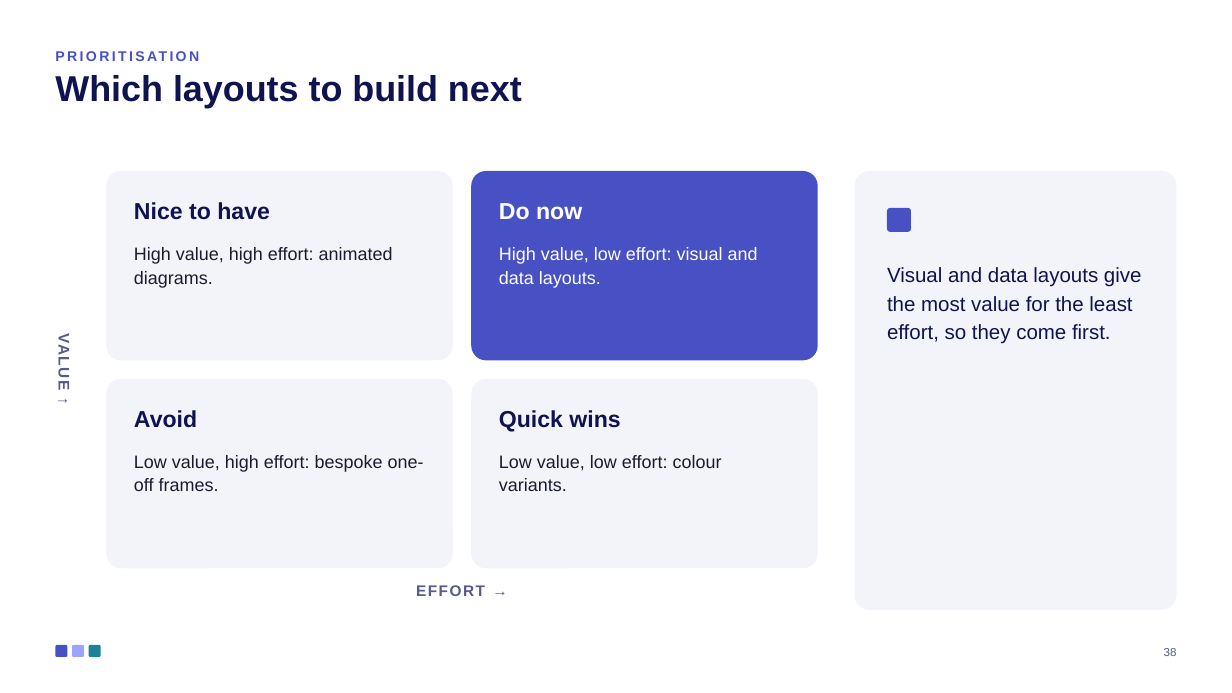
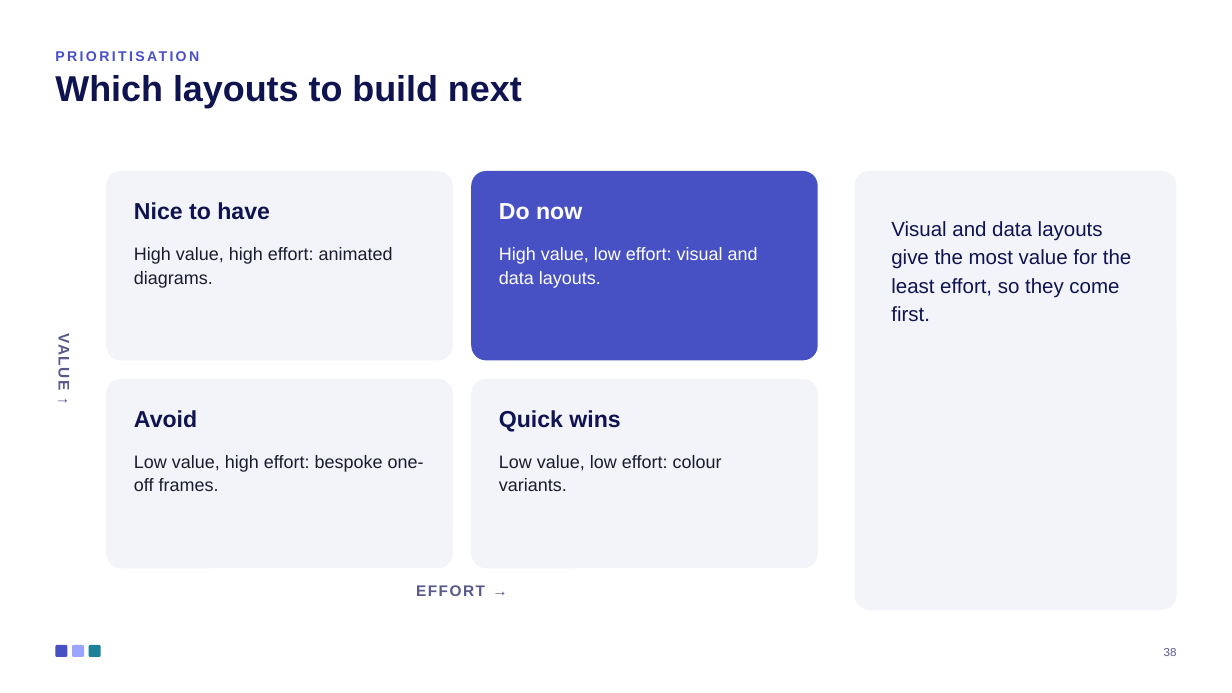
Before and after one commit to ThalesGroup/fred, a slide deck: slide 38 of libs/capabilities/fred-capability-ppt-filler/fred_capability_ppt_filler/builder/assets/fred_template.pptx. Drawn at 1232x693 pixels with LibreOffice and Linux fonts; fonts in the diff are those of the drawing. Boxes give left, top, right and bottom in pixels: in the first picture for what was removed or moved away, otherwise in the second. Text is boxed around its words. In the diff, an @@ line names an element or a change of style, - is before the commit and + after.

```diff
--- a/libs/capabilities/fred-capability-ppt-filler/fred_capability_ppt_filler/builder/assets/fred_template.pptx
+++ b/libs/capabilities/fred-capability-ppt-filler/fred_capability_ppt_filler/builder/assets/fred_template.pptx
@@ text "Visual and data layouts give ...": place and size @@
-text "Visual and data layouts give ..." at bbox=[887, 267, 1142, 344]
+text "Visual and data layouts give ..." at bbox=[855, 171, 1177, 610]
@@ text "Visual and data layouts give ..." at bbox=[855, 171, 1177, 610]: fill none to #F3F4F9 @@
@@ rounded rectangle removed at bbox=[855, 171, 1177, 610] @@
@@ rounded rectangle removed at bbox=[887, 208, 911, 232] @@
```
Also in this commit, not shown: 8 other slides changed, 4 other files.
